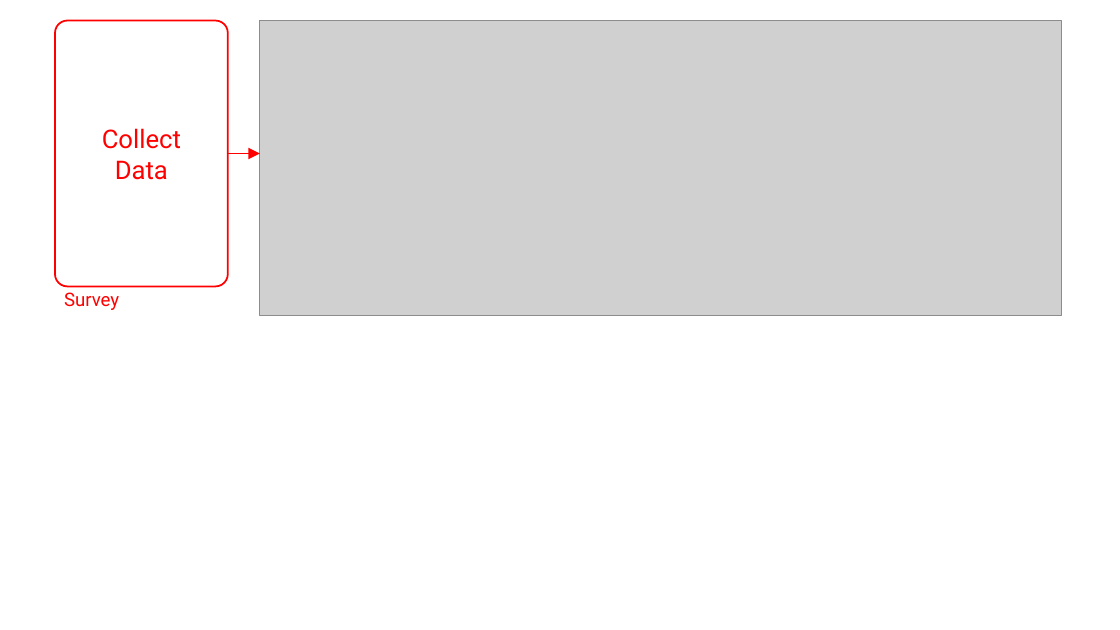
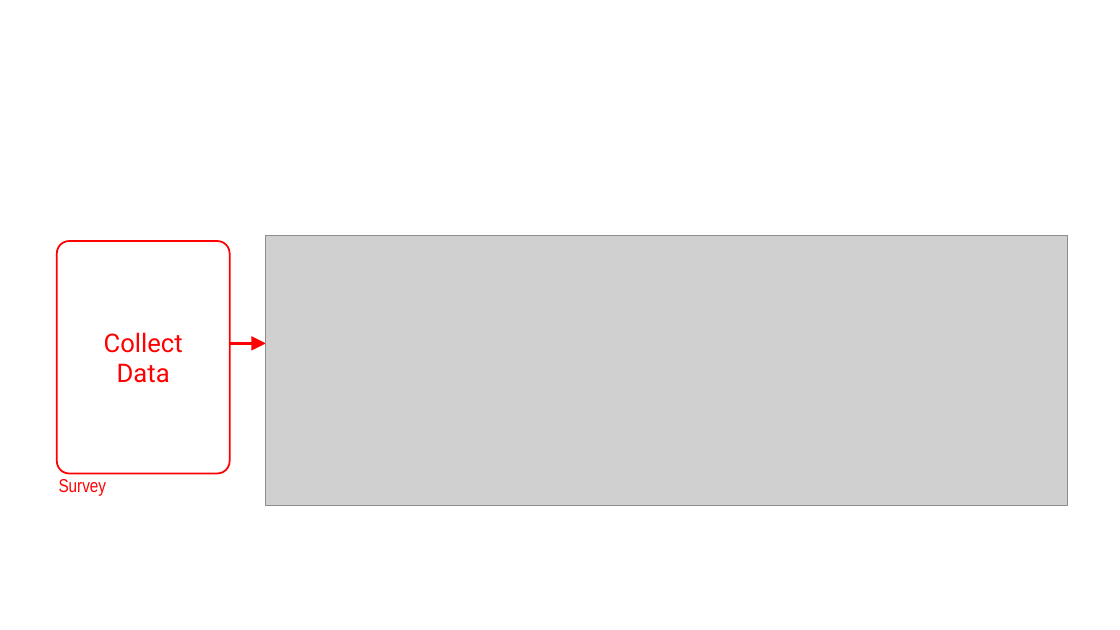
Before and after one commit to jhelvy/2025-posit-conf-surveydown, a slide deck: slide 7 of images/images.pptx (slide 8 before the commit). Drawn at 1120x630 pixels with LibreOffice and Linux fonts; fonts in the diff are those of the drawing; grey boxes stand for pictures. Boxes give left, top, right and bottom in pixels: in the first picture for what was removed or moved away, otherwise in the second. Text is boxed around its words. In the diff, an @@ line names an element or a change of style, - is before the commit and + after.

```diff
--- a/images/images.pptx
+++ b/images/images.pptx
@@ picture removed at (260,20,1061,315) @@
@@ arrow removed from (228, 154) to (260, 154) @@
@@ picture added at (266,235,1068,506) @@
@@ rounded rectangle "Collect": place and size @@
-rounded rectangle "Collect" at (55,20,229,287)
+rounded rectangle "Collect" at (57,241,230,474)
@@ arrow added from (229, 344) to (266, 344), #FF0000 2.5 pt @@
@@ text "Survey": place and size @@
-text "Survey" at (64,292,119,310)
+text "Survey" at (59,479,106,496)
@@ text "Survey" at (59,479,106,496): font Roboto to Arial Narrow @@
```
Also in this commit, not shown: 5 other slides changed, 5 slides added, 5 slides removed, 16 other files.
